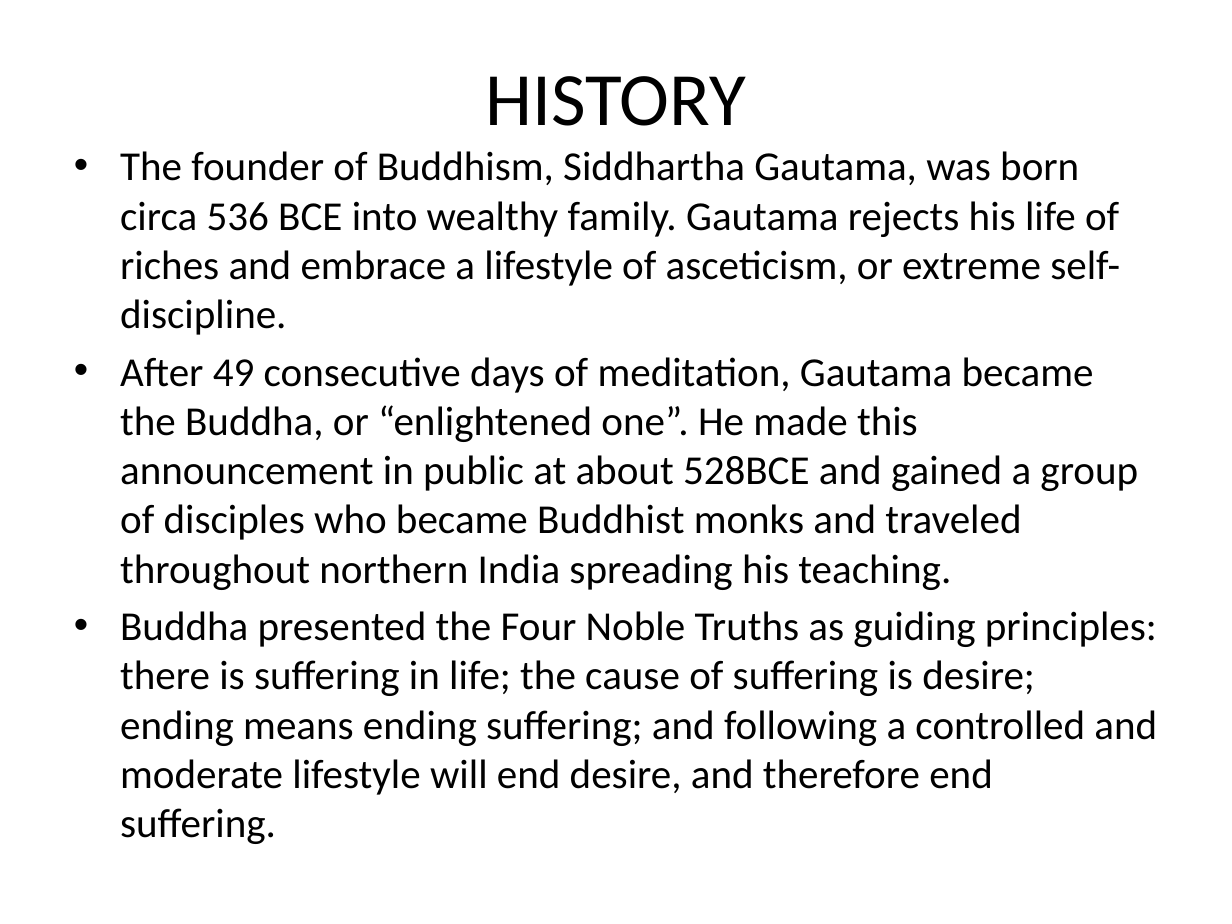
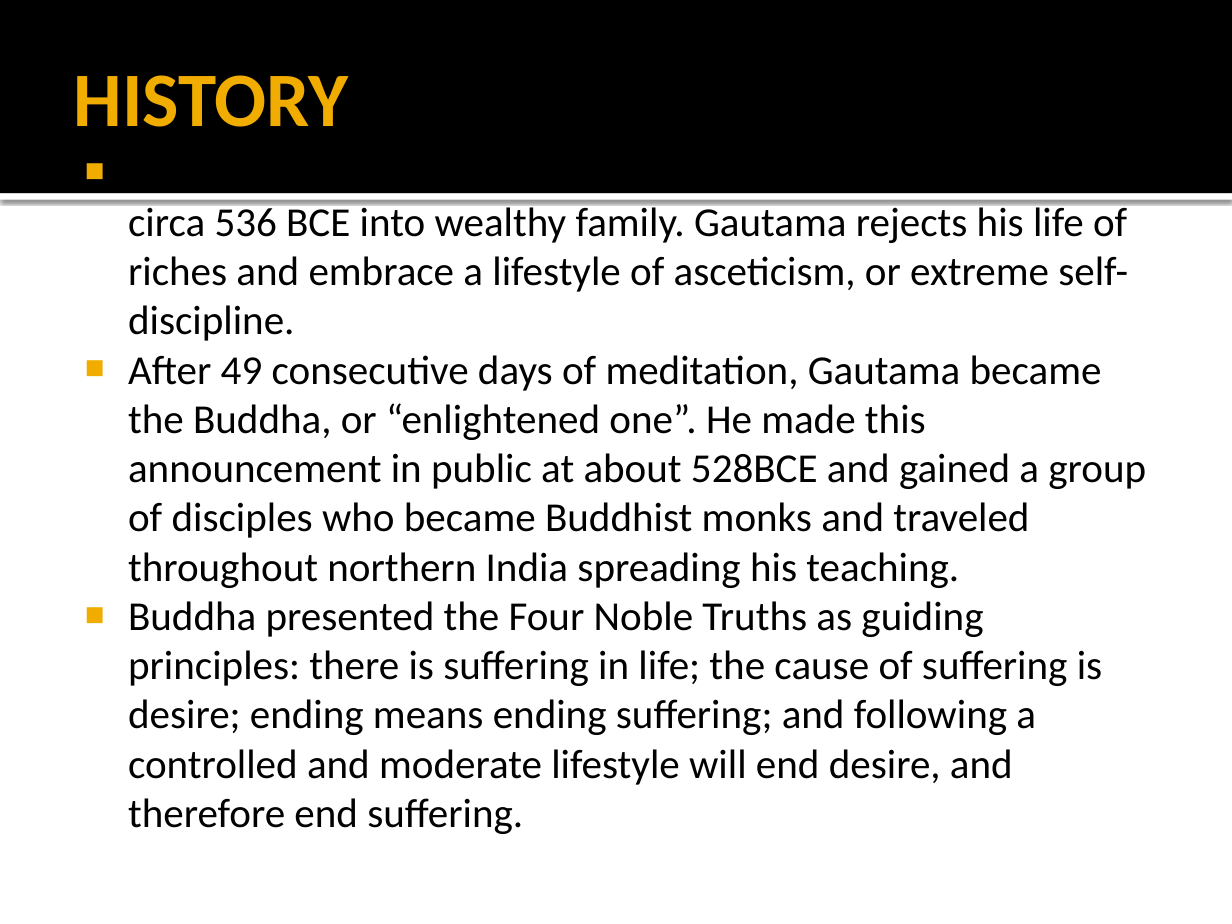
Before and after one commit to Karmap98/rongkup07, a slide deck: slide 3 of BUDDHISM.pptx. Drawn at 1232x924 pixels with LibreOffice and Linux fonts; fonts in the diff are those of the drawing. Boxes give left, top, right and bottom in pixels: in the first picture for what was removed or moved away, otherwise in the second. Text is boxed around its words. In the diff, an @@ line names an element or a change of style, - is before the commit and + after.

```diff
--- a/BUDDHISM.pptx
+++ b/BUDDHISM.pptx
@@ rectangle added at (0, 0, 1232, 193), fill #000000 @@
@@ title "HISTORY" at (74, 75, 349, 127): size 44 to 45 pt, text colour #000000 to #F0AD00, bold on; alignment centre to left @@
@@ text "The founder of Buddhism, Siddhartha ..." at (128, 193, 1146, 834): bullet • to ■; less space between paragraphs @@
@@ rectangle added at (0, 193, 1232, 200), fill #FFFFFF @@
```
Also in this commit, not shown: 3 other slides changed, 3 slides added.
